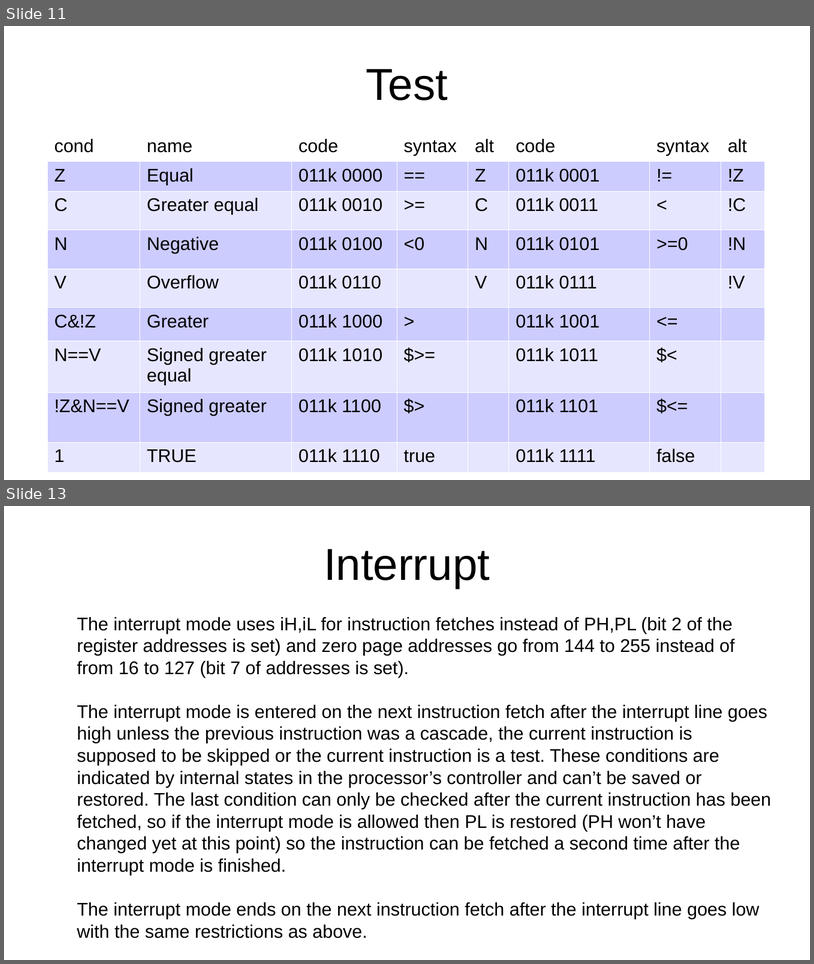
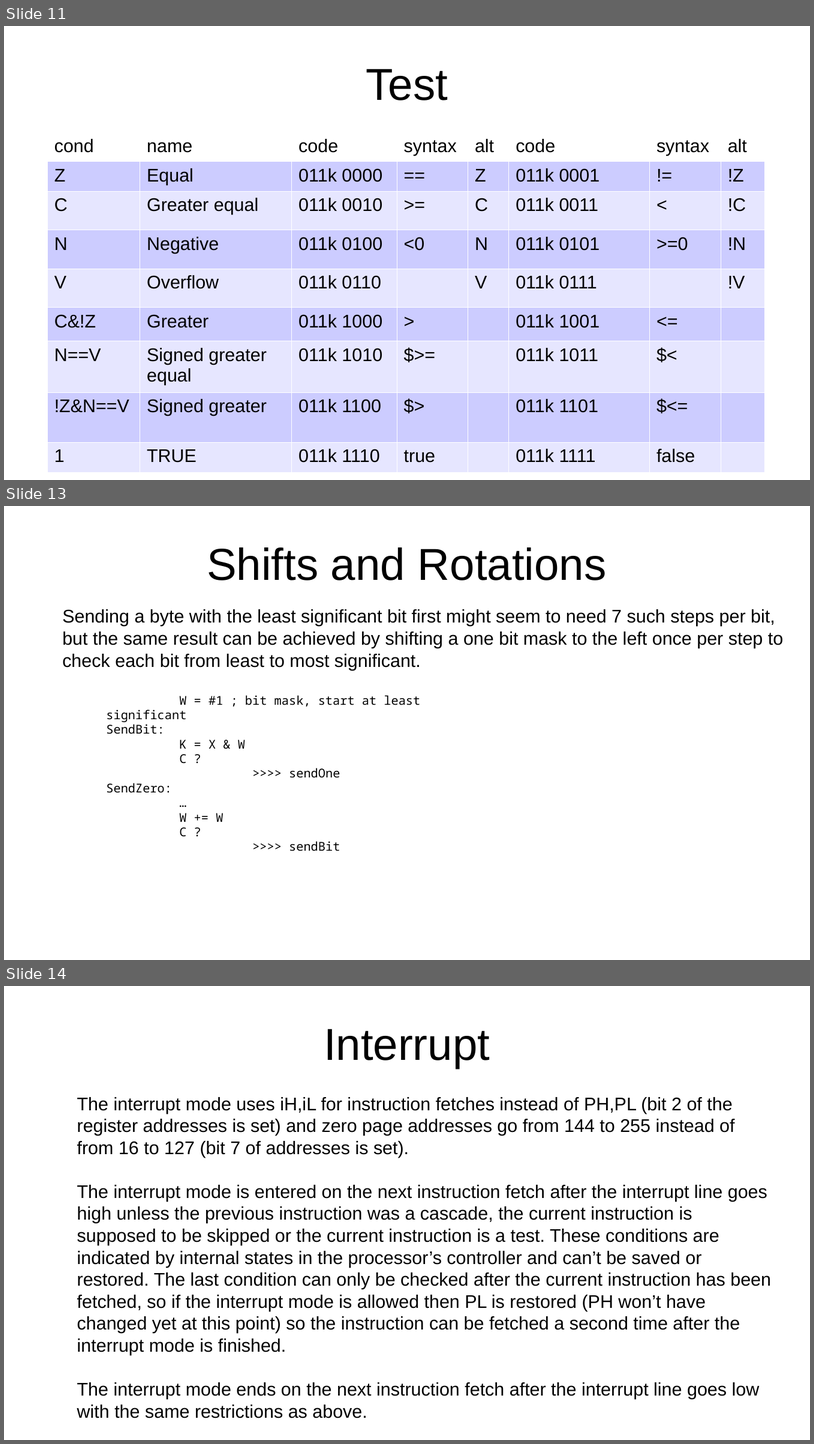
Before and after one commit to jeceljr/baby8, a slide deck: doc/baby8.odp. Shown one above the other, each under a label of ours: slides 11 and 13 before the commit, slides 11, 13 and 14 after it; the slides between them are not shown. The pictures are 814x964 and 814x1444 pixels, drawn with LibreOffice and Linux fonts; fonts in the diff are those of the drawing. Boxes give left, top, right and bottom in pixels: in the first picture for what was removed or moved away, otherwise in the second. Text is boxed around its words. In the diff, an @@ line names an element or a change of style, - is before the commit and + after.

```diff
--- a/doc/baby8.odp
+++ b/doc/baby8.odp
@@ slide 13 added at bbox=[4, 506, 810, 960], background #FFFFFF @@
@@ title added at bbox=[207, 547, 607, 580], 44 pt, text #000000 @@
+Shifts and Rotations
@@ text added at bbox=[62, 609, 783, 670], 18 pt, text #000000 @@
+Sending a byte with the least significant bit first might seem to need 7 such steps per bit, but the same result can be achieved by shifting a one bit mask to the left once per step to check each bit from least to most significant.
@@ text added at bbox=[106, 695, 420, 851], 12 pt, text #000000 @@
+W = #1 ; bit mask, start at least significant
+SendBit:
+K = X & W
+C ?
+>>>> sendOne
+SendZero:
+…
+W += W
+C ?
+>>>> sendBit
@@ what was slide 13 is now slide 14 @@
```
Also in this commit, not shown: 4 slides changed, 3 other files.
